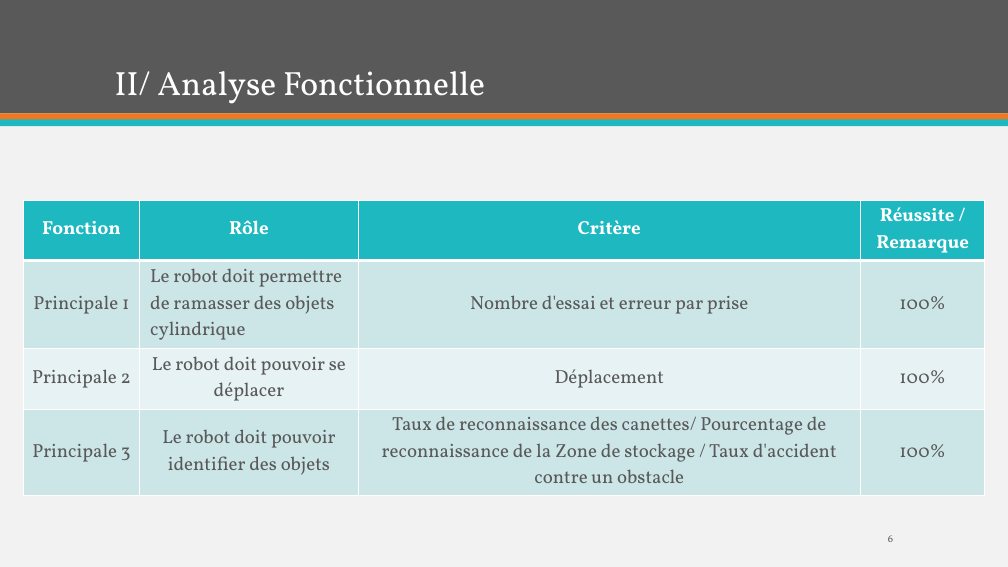
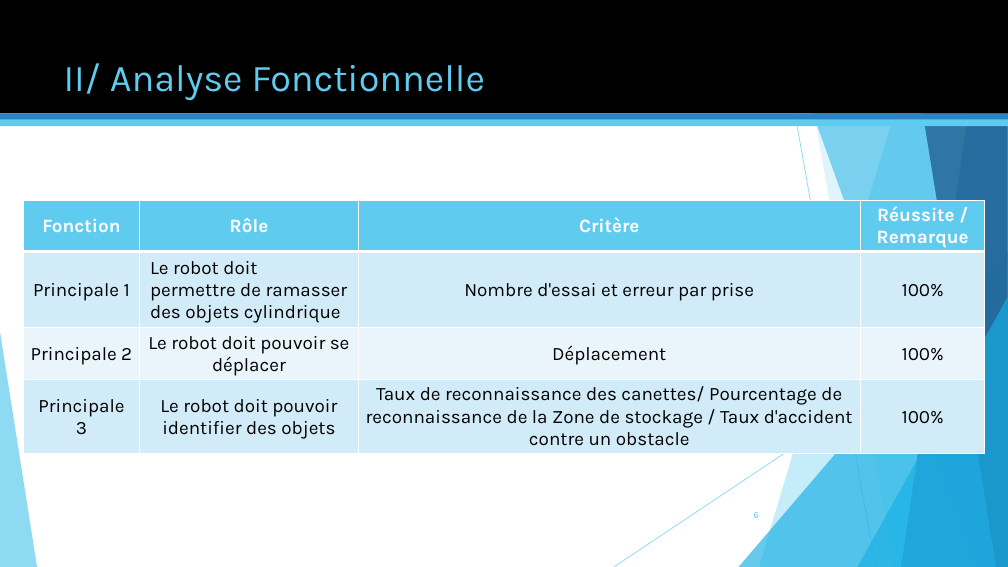
Before and after one commit to miyujach/Projet-Robot, a slide deck: slide 6 of Projet Robot.pptm. Drawn at 1008x567 pixels with LibreOffice and Linux fonts; fonts in the diff are those of the drawing. Boxes give left, top, right and bottom in pixels: in the first picture for what was removed or moved away, otherwise in the second. Text is boxed around its words. In the diff, an @@ line names an element or a change of style, - is before the commit and + after.

```diff
--- a/Projet Robot.pptm
+++ b/Projet Robot.pptm
@@ background #F2F2F2 to #FFFFFF @@
@@ rectangle at [0,0,1008,113]: fill #595959 to #000000 @@
@@ title "II/ Analyse Fonctionnelle": place and size @@
-title "II/ Analyse Fonctionnelle" at [115,71,485,104]
+title "II/ Analyse Fonctionnelle" at [64,63,485,101]
@@ title "II/ Analyse Fonctionnelle" at [64,63,485,101]: size 32 to 36 pt, font Vollkorn to Karla, text colour #FFFFFF to #5FCBEF; line spacing 0.9 to 1; vertical alignment bottom to top @@
@@ rectangle at [0,113,1008,120]: fill #EF7920 to #2E83C3 @@
@@ rectangle at [0,119,1008,126]: fill #1EB8C1 to #5FCBEF @@
@@ table at [23,200,985,458] @@
@@ fill #1EB8C1 to #5FCBEF in row 1 @@
@@ fill #CDE6E9 to #D2ECF9 in 8 cells @@
@@ fill #E8F3F4 to #EAF6FC in row 3 @@
@@ font Vollkorn to Karla @@
@@ text colour #595959 to #000000 in "Principale 1", "Le robot doit permettre de ramasser des ...", "Nombre d'essai et erreur par prise", "100%" and 8 more places @@
@@ group added at [0,0,1008,567]: 5 freeform shapes, 3 triangles, 2 lines @@
@@ page number: place and size @@
-page number at [888,535,893,542]
+page number at [754,512,759,518]
@@ page number at [754,512,759,518]: size 10 to 9 pt, font Vollkorn to Karla, text colour #595959 to #5FCBEF @@
```
Also in this commit, not shown: 12 other slides changed.
